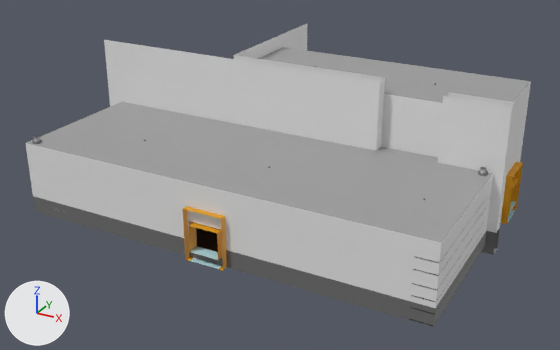
The FBX model Assets/Meshes/Level/modelos.fbx, before and after one commit.
Camera for both pictures: a 50 mm lens placed at (38.7, -70.2, 38.8), pointed at (-0.4, 0.9, 3.3). Every picture has the same lights, and +X, +Y and +Z are marked at lower left. Where no turn or scale is listed for an object, it has been applied to the vertices.

The first picture shows 'Deposito'.
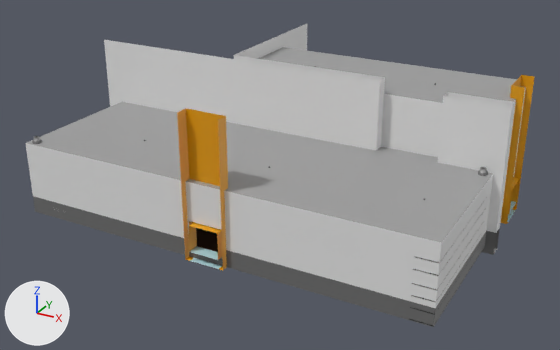
Where the change shows, as pixel boxes (x1, y1, x2, y2) in the pictures (560 x 350 px):
'Deposito', reshaped
    before: (26, 24, 531, 327)
    after: (26, 24, 534, 327)
part 1 of me_deposito, cut back
    before: (183, 162, 523, 234)
    after: (177, 75, 534, 234)

Edits to the bpy script that builds the scene:
```text
Change me_deposito:
    used by ob_deposito; location = (-22.2, -12.13, 0.0)
    remove me_deposito.from_pydata(...)  # 12211 vertices, 10838 faces; spans x -3.1..46.4, y -3.3..33.6, z -0.6..15.9
    add me_deposito.from_pydata(...)  # 12207 vertices, 10832 faces; spans x -3.1..46.4, y -3.3..33.6, z -0.6..15.9
    me_deposito part 1
    12 vertices are removed from x 20.0..46.2, y -3.3..24.4, z 5.6
    16 faces are deleted
    4 vertices in x 20.0..44.8, y -1.9..24.4, z 5.6 move by (0.0, 0.0, 9.8)
    8 vertices are added at x 20.0..46.2, y -3.3..24.4, z 15.4
    10 new faces join them, mat_textura (picture img_textura_png)
```
